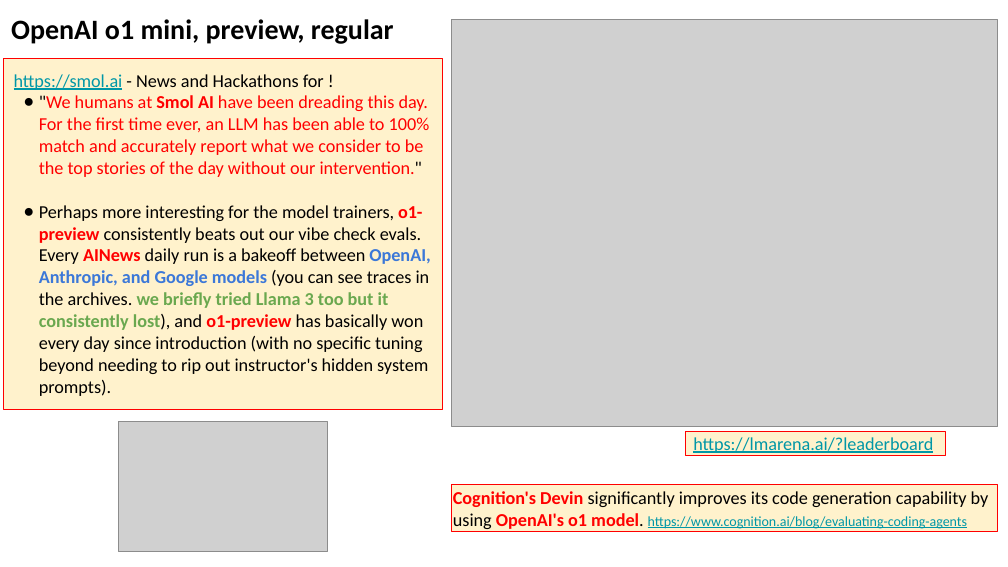
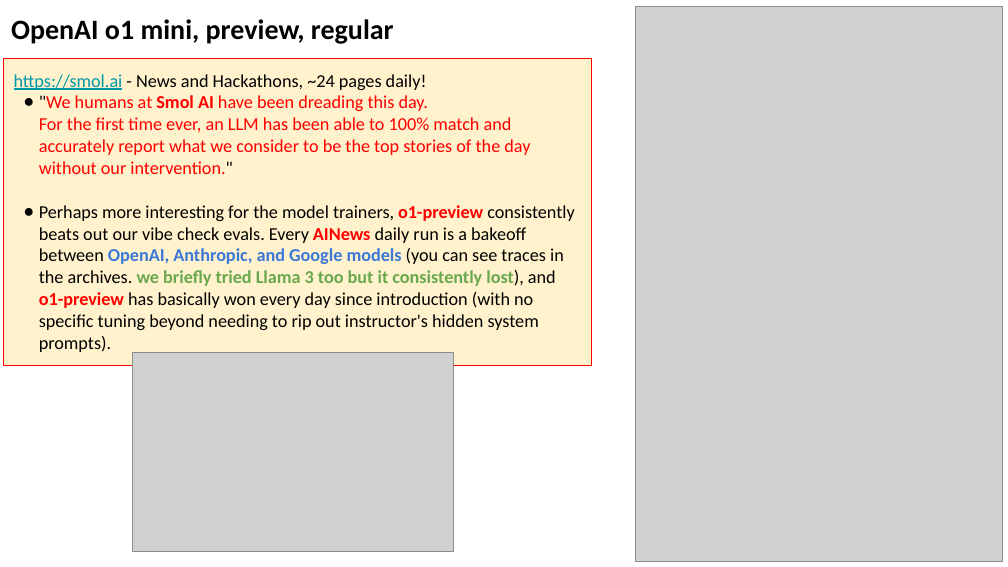
Before and after one commit to lselector/seminar, a slide deck: slide 4 of 2024/2024-09-20-AI-Updates.pptx (slide 3 before the commit). Drawn at 1008x567 pixels with LibreOffice and Linux fonts; fonts in the diff are those of the drawing; grey boxes stand for pictures. Boxes give left, top, right and bottom in pixels: in the first picture for what was removed or moved away, otherwise in the second. Text is boxed around its words. In the diff, an @@ line names an element or a change of style, - is before the commit and + after.

```diff
--- a/2024/2024-09-20-AI-Updates.pptx
+++ b/2024/2024-09-20-AI-Updates.pptx
@@ picture: place and size @@
-picture at [452,19,997,426]
+picture at [635,6,1002,561]
@@ rectangle "https://smol.ai - News and Hackathons, ...": place and size @@
-rectangle "https://smol.ai - News and Hackathons, ..." at [4,58,443,409]
+rectangle "https://smol.ai - News and Hackathons, ..." at [4,58,593,366]
@@ text in rectangle at [14,74,427,90]: text changed @@
-https://smol.ai - News and Hackathons for !
+https://smol.ai - News and Hackathons, ~24 pages daily!
@@ picture added at [133,353,454,552] @@
@@ picture removed at [118,422,327,552] @@
@@ rectangle removed at [685,431,946,456] @@
-https://lmarena.ai/?leaderboard
@@ rectangle removed at [452,485,997,531] @@
-Cognition's Devin significantly improves its code generation capability by using OpenAI's o1 model. https://www.cognition.ai/blog/evaluating-coding-agents
```
Also in this commit, not shown: 8 other slides changed, 3 slides added.
